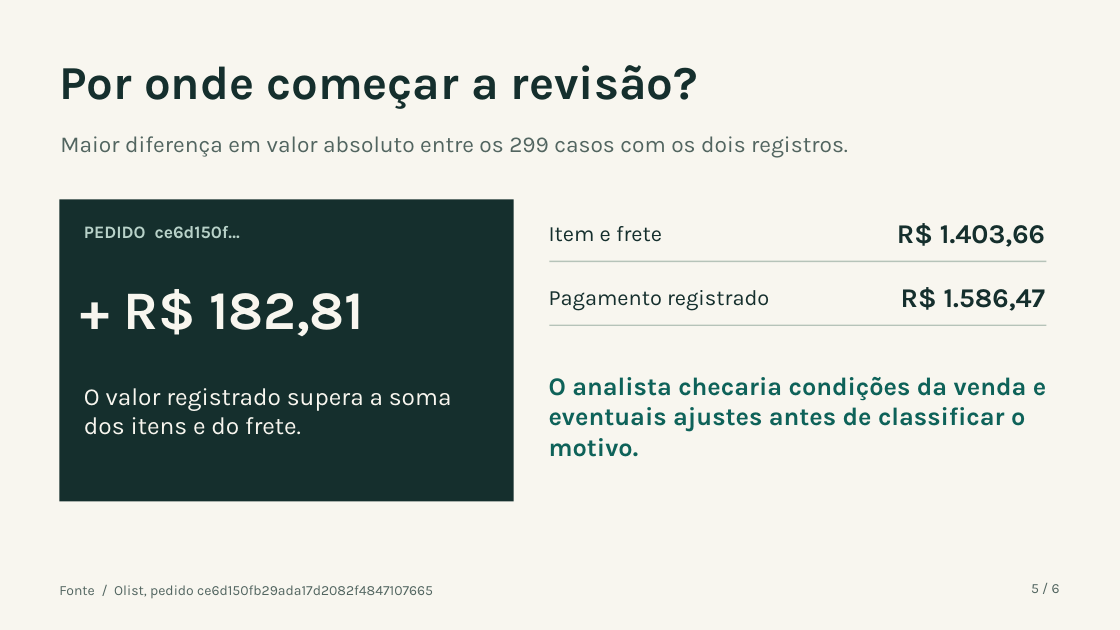
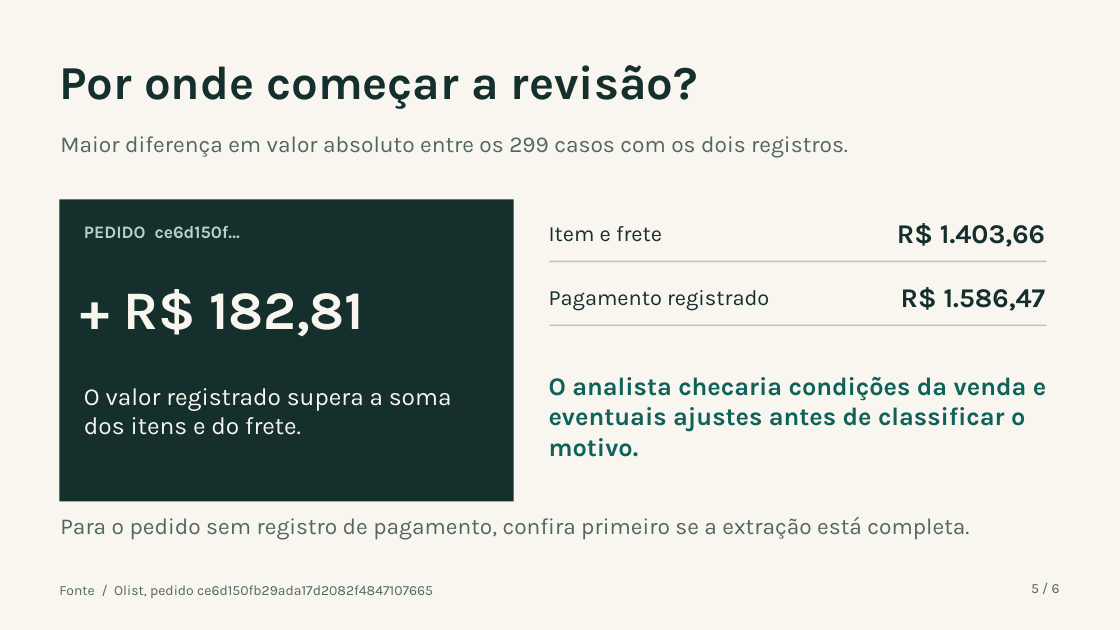
Before and after one commit to KP-atadsc/conferencia-de-recebiveis, a slide deck: slide 5 of 04_Apresentacao/PowerPoint/Conferencia_de_recebiveis.pptx. Drawn at 1120x630 pixels with LibreOffice and Linux fonts; fonts in the diff are those of the drawing. Boxes give left, top, right and bottom in pixels: in the first picture for what was removed or moved away, otherwise in the second. Text is boxed around its words. In the diff, an @@ line names an element or a change of style, - is before the commit and + after.

```diff
--- a/04_Apresentacao/PowerPoint/Conferencia_de_recebiveis.pptx
+++ b/04_Apresentacao/PowerPoint/Conferencia_de_recebiveis.pptx
@@ text added at [60, 517, 969, 540], 19.5 pt, text #526560 @@
+Para o pedido sem registro de pagamento, confira primeiro se a extração está completa.
```
Also in this commit, not shown: 1 other slide changed, 14 other files.
